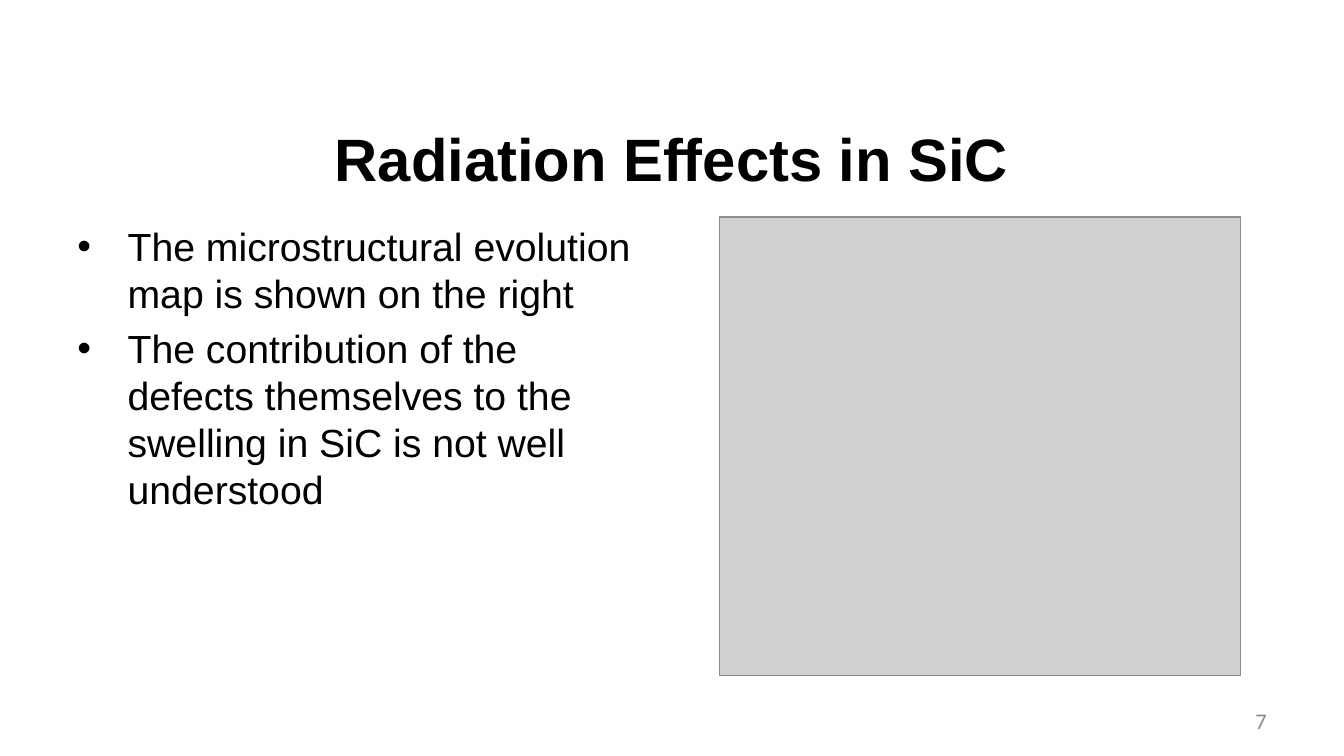
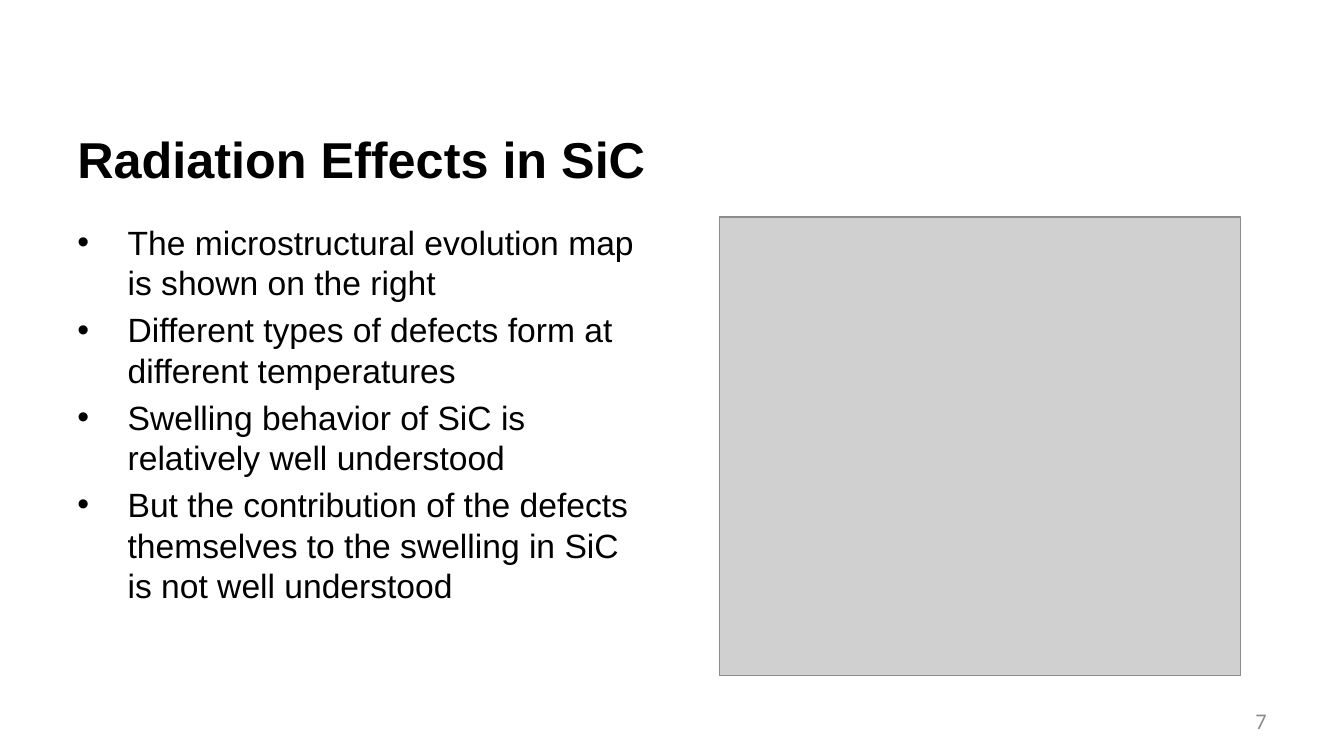
Before and after one commit to benbeeler/TEACHING, a slide deck: slide 7 of Advanced Reactor Materials/Fall2025/Lec4_TRISO.pptx. Drawn at 1344x756 pixels with LibreOffice and Linux fonts; fonts in the diff are those of the drawing; grey boxes stand for pictures; background and template pictures are left out. Boxes give left, top, right and bottom in pixels: in the first picture for what was removed or moved away, otherwise in the second. Text is boxed around its words. In the diff, an @@ line names an element or a change of style, - is before the commit and + after.

```diff
--- a/Advanced Reactor Materials/Fall2025/Lec4_TRISO.pptx
+++ b/Advanced Reactor Materials/Fall2025/Lec4_TRISO.pptx
@@ title "Radiation Effects in SiC" at (x1=77, y1=141, x2=645, y2=179): size 42.7 to 36 pt; alignment centre to left @@
@@ text at (x1=128, y1=230, x2=633, y2=302): size 28 to 24 pt in "The microstructural evolution map is shown on ..." @@
@@ text at (x1=128, y1=317, x2=628, y2=599): text changed; size 28 to 24 pt @@
-• The contribution of the defects themselves to the swelling in SiC is not well understood
+• Different types of defects form at different temperatures
+• Swelling behavior of SiC is relatively well understood
+• But the contribution of the defects themselves to the swelling in SiC is not well understood
```
Also in this commit, not shown: 17 other slides changed, 1 slide added, 14 slides removed, 5 other files.
